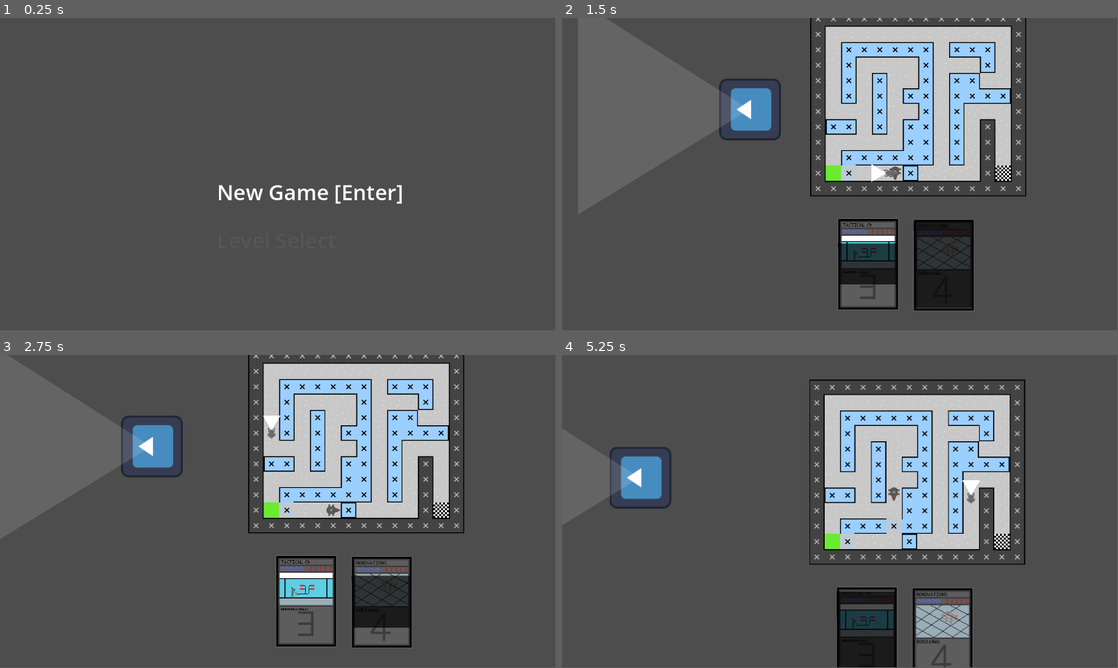
Above: before the commit, frames 1-4 (two rows, left to right).
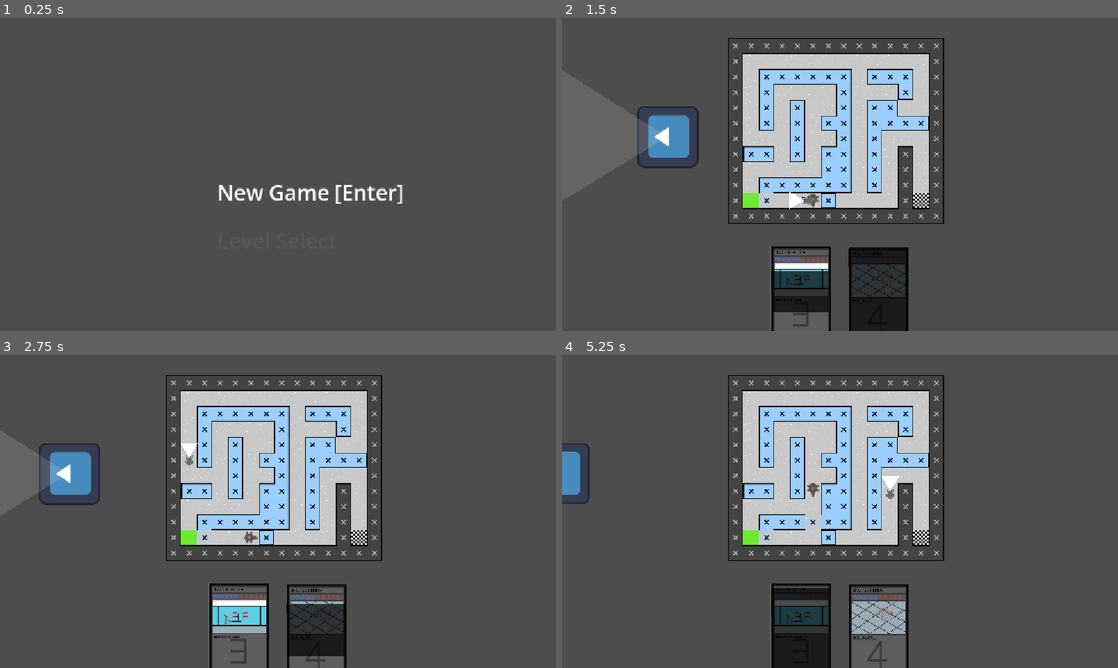
Above: after the commit, the same moments.

Repository: johannagroven/dontratmeout
Game: Godot game, scene res://MainMenu.tscn
The game is run twice, just before and just after one commit, with the same random seed, the same clock (stepped at 60 frames per second) and the same inputs. The engine's default icon, where the game draws it, is replaced by a stand-in: a white triangle on a blue panel in a dark square.
Inputs:
- Up to frame 1 (0.25 s): no input
- Up to frame 2 (1.5 s): tap Enter at 0.5 s; hold Right (ui_right) 0.53-1.28 s; tap 3 at 0.6 s; hold Down (ui_down) from 1.28 s (still down); tap 4 at 1.35 s
- Up to frame 3 (2.75 s): release Down (ui_down) at 2.03 s; hold Right (ui_right) from 2.03 s (still down); tap Enter at 2.1 s
- Up to frame 4 (5.25 s): release Right (ui_right) at 2.78 s; hold Up (ui_up) 2.78-3.53 s; tap one key every 0.75 s from 2.85 s: 3 4 Enter 3; hold Left (ui_left) 3.53-5.03 s; hold Down (ui_down) from 5.03 s (still down)
In our replay, the window is 799x449 before the commit and 800x450 after it. These sizes can differ from the game's own. Grey fills any space a smaller window leaves; there, only what the larger window draws over its background counts as a difference.

The runs differ from the first frame. In frame 1, 0.5% of the frame differs, in the area x 39-73%, y 53-60%; in frame 2, 34%, in the area x 13-84%, y 0-100%; in frame 3, 33%; in frame 4, 31%.

Commit message:
Added central camera and fullscreen support

Diff:
--- a/character.tscn
+++ b/character.tscn
@@ -60,28 +60,23 @@
 font_size = 50
 font_color = Color(0.109804, 0.784314, 0, 1)
 
-[node name="character" type="CharacterBody2D"]
+[node name="character" type="CharacterBody2D" unique_id=116066374]
 position = Vector2(0, -1)
 motion_mode = 1
 script = ExtResource("1_5sc8v")
 tiles_per_second = 10.0
 
-[node name="visuals" type="Node2D" parent="."]
+[node name="visuals" type="Node2D" parent="." unique_id=351966041]
 
-[node name="camera" type="Camera2D" parent="visuals"]
-drag_horizontal_enabled = true
-drag_vertical_enabled = true
-editor_draw_drag_margin = true
-
-[node name="AnimatedSprite2D" type="AnimatedSprite2D" parent="visuals"]
+[node name="AnimatedSprite2D" type="AnimatedSprite2D" parent="visuals" unique_id=90681643]
 rotation = 1.5708
 sprite_frames = SubResource("SpriteFrames_qi5as")
 autoplay = "default"
 
-[node name="shape" type="CollisionShape2D" parent="."]
+[node name="shape" type="CollisionShape2D" parent="." unique_id=553361698]
 shape = SubResource("RectangleShape2D_ujape")
 
-[node name="goalLabel" type="Label" parent="."]
+[node name="goalLabel" type="Label" parent="." unique_id=1873827994]
 offset_left = -67.0
 offset_top = -49.0
 offset_right = 69.0
--- a/main.tscn
+++ b/main.tscn
@@ -1118,11 +1118,17 @@
 label_settings = SubResource("LabelSettings_4c57u")
 
 [node name="WallBreak" parent="." unique_id=310868609 instance=ExtResource("11_efxa6")]
-position = Vector2(88, 493)
+position = Vector2(120, 493)
 
 [node name="BuildWall" parent="." unique_id=616023767 instance=ExtResource("11_efxa6")]
-position = Vector2(245, 495)
+position = Vector2(280, 495)
 
 [node name="PosStart" parent="." unique_id=763993388 instance=ExtResource("12_dg77c")]
 position = Vector2(-100, 172)
 rotation = 1.5708
+
+[node name="camera" type="Camera2D" parent="." unique_id=94882063]
+position = Vector2(200, 250)
+drag_horizontal_enabled = true
+drag_vertical_enabled = true
+editor_draw_drag_margin = true
--- a/mouse.tscn
+++ b/mouse.tscn
@@ -42,27 +42,21 @@
 [sub_resource type="RectangleShape2D" id="RectangleShape2D_ujape"]
 size = Vector2(14, 14)
 
-[node name="character" type="CharacterBody2D"]
+[node name="character" type="CharacterBody2D" unique_id=324845111]
 position = Vector2(0, -1)
 motion_mode = 1
 script = ExtResource("1_tewyd")
 tiles_per_second = 10.0
 
-[node name="visuals" type="Node2D" parent="."]
+[node name="visuals" type="Node2D" parent="." unique_id=730733594]
 
-[node name="camera" type="Camera2D" parent="visuals"]
-zoom = Vector2(4, 4)
-drag_horizontal_enabled = true
-drag_vertical_enabled = true
-editor_draw_drag_margin = true
-
-[node name="AnimatedSprite2D" type="AnimatedSprite2D" parent="visuals"]
+[node name="AnimatedSprite2D" type="AnimatedSprite2D" parent="visuals" unique_id=2056139798]
 rotation = 1.5708
 sprite_frames = SubResource("SpriteFrames_qi5as")
 autoplay = "default"
 
-[node name="shape" type="CollisionShape2D" parent="."]
+[node name="shape" type="CollisionShape2D" parent="." unique_id=1851426296]
 shape = SubResource("RectangleShape2D_ujape")
 
-[node name="Polygon2D" type="Polygon2D" parent="."]
+[node name="Polygon2D" type="Polygon2D" parent="." unique_id=1438272949]
 polygon = PackedVector2Array(0, 0, 31, -18, 31, 19)
--- a/project.godot
+++ b/project.godot
@@ -23,3 +23,8 @@
 
 Music="*uid://ckk5rs1l4m8eh"
 Globals="*uid://c03adbrs2h22i"
+
+[display]
+
+window/size/mode=3
+window/stretch/mode="canvas_items"
Not shown: 1 places in character.tscn that only renumber resources
Not shown: 1 places in mouse.tscn that only renumber resources
